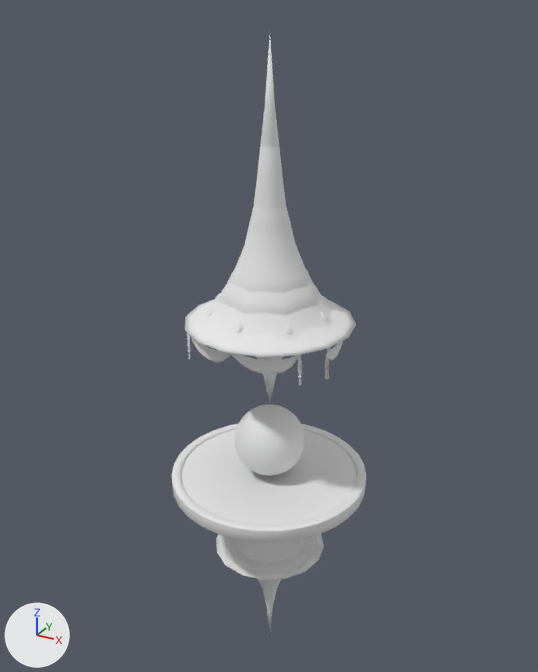
Before and after pictures for a commit that changed the Blender file Blender Models/Hubworld Galaxy/OLDHUB/Hubworld.blend.
Before and after are seen from a 50 mm lens placed at (25.1, -45.8, 22.1), pointed at (-0.9, 1.5, -1.6). The lights are fixed; the arrows at lower left show +X, +Y and +Z.
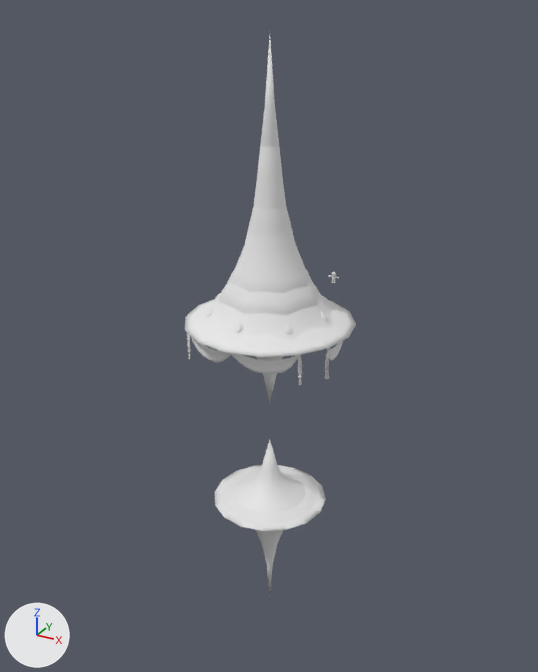
Where the change shows, as pixel boxes [x1, y1, x2, y2] in the pictures (538 x 672 px):
'mesh-3.009', mesh moved: before [216, 534, 324, 639]; after [215, 439, 326, 598]
'Plane.007', deleted: before [181, 430, 357, 525]
'Sphere', deleted: before [234, 404, 305, 476]
'Plane.006', deleted: before [213, 447, 327, 506]
'Plane.001', deleted: before [172, 423, 366, 531]
'Plane.004', deleted: before [172, 481, 366, 542]
'SizeReferenceObj', added: after [328, 272, 339, 283]
'mesh-3.001', unchanged, covered by the edit: before [185, 36, 356, 404]
'mesh-3.018', unchanged, uncovered by the edit: after [185, 36, 356, 404]

The change, as a list of edits to the scene's bpy script:
```text
Change me_meshid3_name_014:
    where me_meshid3_name_014.from_pydata(...)  # 530 vertices, 544 faces; spans x -4.7..4.7, y -4.7..4.7, z -31.7..-14.8
    used by ob_mesh_3_009; location = (0.0, 0.0, 0.0)
    me_meshid3_name_014 part 1: the whole mesh is moved by (0.0, 0.0, 4.9)
Add me_sizereferenceobj:
    me_sizereferenceobj.from_pydata(...)  # 3314 vertices, 4877 faces; spans x 6.383..7.148, y -3.96..-3.606, z 5.851..6.601
Remove ob_plane_006:
    ob_plane_006 = bpy.data.objects.new('Plane.006', me_plane_015)
    ob_plane_006.location = (0.0, 0.0, 0.0)
Remove ob_plane_004:
    ob_plane_004 = bpy.data.objects.new('Plane.004', me_plane_014)
    ob_plane_004.location = (0.0, 0.0, 0.0)
Remove ob_plane_001:
    ob_plane_001 = bpy.data.objects.new('Plane.001', me_plane_010)
    ob_plane_001.location = (0.0, 0.0, 0.0)
Remove ob_plane_007:
    ob_plane_007 = bpy.data.objects.new('Plane.007', me_plane_009)
    ob_plane_007.location = (0.0, 0.0, 0.0)
Remove ob_sphere:
    ob_sphere = bpy.data.objects.new('Sphere', me_sphere_001)
    ob_sphere.location = (0.01, -0.71, -13.37)
Add ob_sizereferenceobj:
    ob_sizereferenceobj = bpy.data.objects.new('SizeReferenceObj', me_sizereferenceobj)
    ob_sizereferenceobj.location = (0.0, 0.0, 0.0)
```
